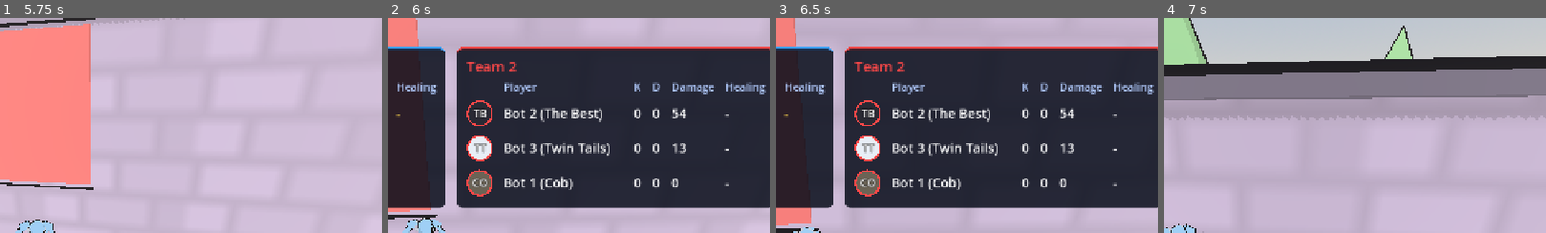
Above: before the commit, frames 1-4 (left to right).
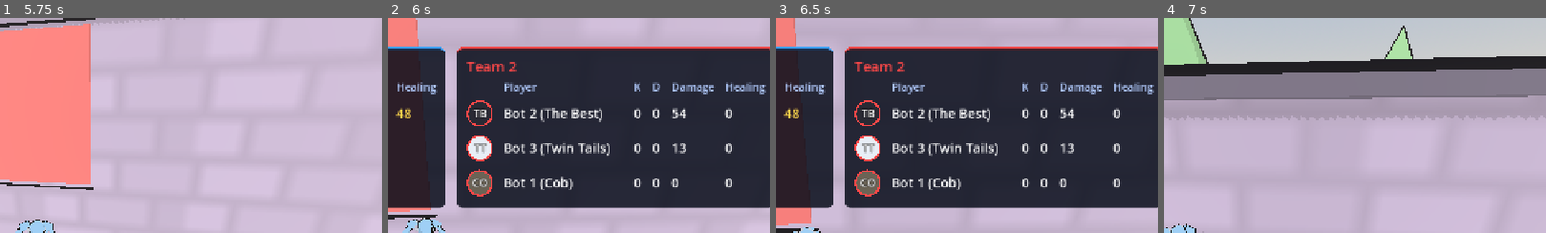
Above: after the commit, the same moments.

Repository: AvocadoFlour/arena
Game: Godot game, scene res://src/main.tscn
Same seed, same stepped clock (60 frames per second), same inputs: the game is played once before the commit and once after it.
Inputs (mouse positions are % of the whole screen's width and height, from its top left):
- Up to frame 1 (5.75 s): click "Play" at 0.5 s; tap Enter at 1.25 s; move the mouse to (55, 50) at 1.27 s; hold W (move_forward) from 1.28 s (still down); tap Shift (ability1) at 1.35, 3.05, 3.6, 5.3 s; click (55, 50) at 1.42 s; tap Space (jump) at 1.52, 1.82, 2.27, 2.3, 2.57, 2.85, 3.77, 4.07, 4.52, 4.55, 4.82, 5.27, 5.57 s; tap Q (ultimate) at 1.55, 2.1, 3.8 s; move the mouse to (45, 50) at 2.02 s; move the mouse to (52, 48) at 2.77 s; move the mouse to (49, 52) at 3.52 s; click (49, 52) at 3.67 s; move the mouse to (57, 51) at 4.27 s; tap E (ability2) at 4.35 s; move the mouse to (42, 49) at 5.02 s; click (42, 49) at 5.1 s
- Up to frame 2 (6 s): keep holding W (move_forward); move the mouse to (51, 50) at 5.77 s; hold Tab (scoreboard) from 5.78 s (still down); click (51, 50) at 5.92 s
- Up to frame 3 (6.5 s): keep holding W (move_forward); keep holding Tab (scoreboard); tap Q (ultimate) at 6.05 s
- Up to frame 4 (7 s): move the mouse to (46, 48) at 6.52 s; release W (move_forward) at 6.53 s; release Tab (scoreboard) at 6.53 s; hold D (move_right) from 6.53 s (still down); tap Q (ultimate) at 6.6 s; tap Space (jump) at 6.77, 6.8 s
The pictures show only the part of the screen within x 38-88%, y 0-50%; the shares and areas given below are measured in that part.

Frame 1 is identical in both runs. In frame 2, 0.3% of the frame differs, in the area x 2-90%, y 41-79%; in frame 3, 0.3%; in frame 4, nothing differs.

Commit message:
Events.healed({source,target,amount,ability_id}) from hero.heal (host, replicated); INTERFACES §4 + §6 toon keys

Diff:
--- a/src/abilities/heal_beam.gd
+++ b/src/abilities/heal_beam.gd
@@ -40,7 +40,7 @@
         left = 0.0
         return
     target = pick_target()
-    target.heal(float(def.get("hps", 60.0)) * dt)
+    target.heal(float(def.get("hps", 60.0)) * dt, hero, id)
 
 # ---------------------------------------------------------------------------------------------
 # Visual ribbon (client-side only, never replicated). Driven from REPLICATED state so remote
--- a/src/abilities/rally.gd
+++ b/src/abilities/rally.gd
@@ -12,6 +12,6 @@
         if h.dead or h.team != hero.team:
             continue
         if h.global_position.distance_to(hero.global_position) <= r:
-            h.heal(amt)
+            h.heal(amt, hero, id)
     Fx.ring(hero.get_parent(), hero.global_position + Vector3(0, 1, 0), r, Color(0.3, 1.0, 0.5), 0.7)
     return true
--- a/src/core/events.gd
+++ b/src/core/events.gd
@@ -7,6 +7,8 @@
 ## ev = {killer: Hero|null, victim: Hero, kind: String}
 signal killed(ev: Dictionary)
 signal respawned(hero)
+## Host/offline: {source: Hero|null, target: Hero, amount: float (HP actually restored, > 0), ability_id: String}
+signal healed(ev: Dictionary)
 ## Host/offline: an ability's cooldown just ran out (not fired by direct resets such as respawn or test hooks).
 signal ability_ready(hero, slot: String)
 ## slot = "ability1" | "ability2" | "ultimate"
--- a/src/core/net/net.gd
+++ b/src/core/net/net.gd
@@ -11,7 +11,7 @@
 const INTERP_DELAY := 0.1        ## s, remote heroes are rendered this far in the past
 const HISTORY := 60              ## ticks of position history for lag compensation (1 s)
 const RECONCILE_EPS := 0.15      ## m, prediction error tolerated before replaying inputs
-const EVENT_SIGNALS := {"damage_dealt": 1, "killed": 1, "respawned": 1, "ability_used": 3, "ability_ready": 2,
+const EVENT_SIGNALS := {"damage_dealt": 1, "killed": 1, "respawned": 1, "healed": 1, "ability_used": 3, "ability_ready": 2,
     "capture_progress": 1, "capture_completed": 1, "match_score": 1, "match_ended": 1}
 const UNRELIABLE_EVENTS := ["capture_progress", "match_score"]
 const SLOTS := ["ability1", "ability2", "ultimate"]
--- a/src/heroes/hero.gd
+++ b/src/heroes/hero.gd
@@ -549,12 +549,16 @@
     slow_left = maxf(slow_left, dur)
 
 ## Restore health. Returns amount actually healed.
-func heal(amount: float) -> float:
-    if dead or amount <= 0.0:
+## Heals up to max HP; returns the HP actually restored. Emits Events.healed (host/offline only) when > 0.
+func heal(amount: float, source = null, ability_id := "") -> float:
+    if dead or amount <= 0.0 or not Net.is_authority():
         return 0.0
     var before := health.hp
     health.heal(amount)
-    return health.hp - before
+    var got := health.hp - before
+    if got > 0.0:
+        Events.healed.emit({"source": source, "target": self, "amount": got, "ability_id": ability_id})
+    return got
 
 ## Area damage to enemies (used by abilities). Returns number of heroes hit.
 func aoe(center: Vector3, radius: float, dmg: float, kind: String, ability_id := "") -> int:
Not shown, changed: docs/INTERFACES.md
